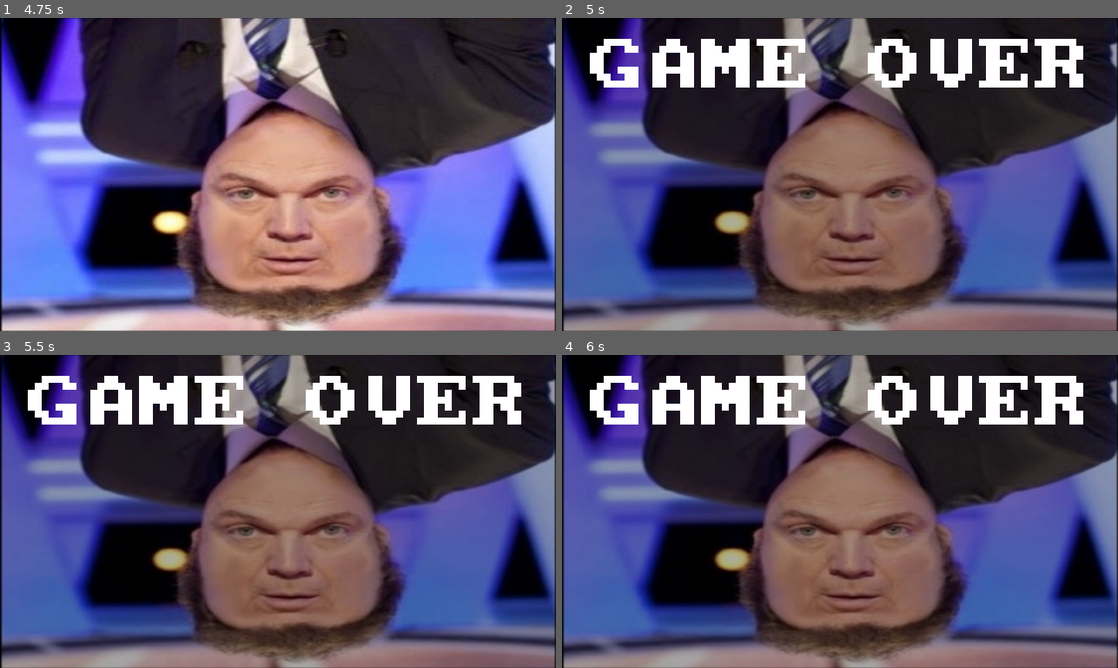
Above: before the commit, frames 1-4 (two rows, left to right).
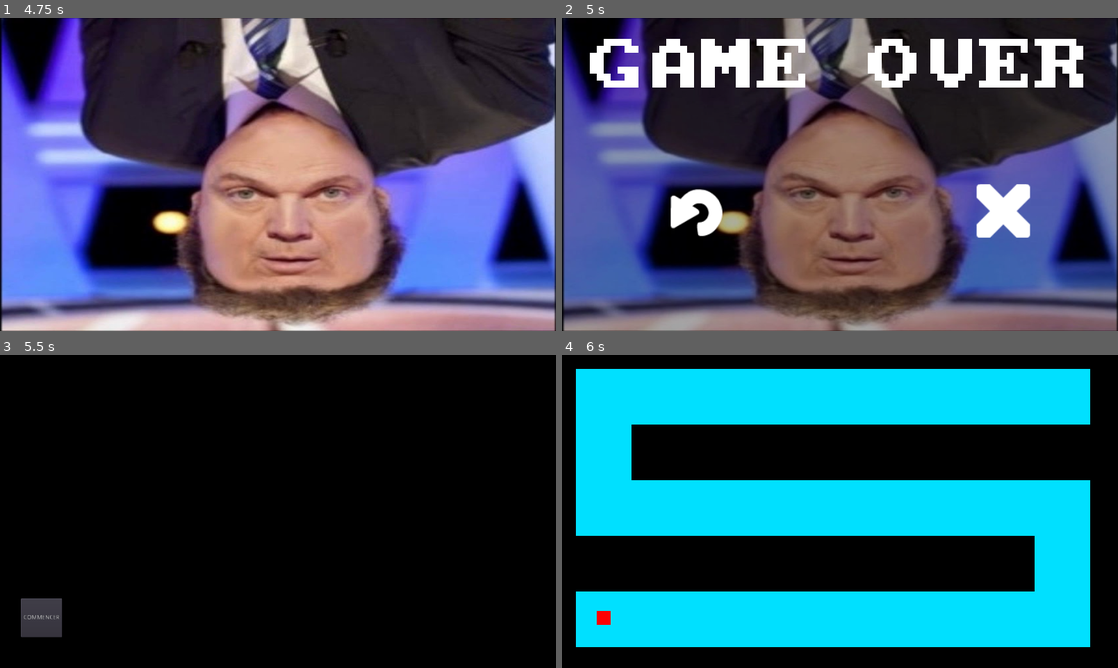
Above: after the commit, the same moments.

Repository: djalexkidd/horror-maze
Game: Godot game, scene res://scenes/Menu.tscn
Same seed, same stepped clock (60 frames per second), same inputs: the game is played once before the commit and once after it. The project has no main scene, so this scene is started directly. Sound files missing from this copy of the repository are replaced by a short silence.
Inputs (mouse positions are in pixels of both pictures, inside the frame that each line leads up to):
- Up to frame 1 (4.75 s): click "COMMENCER" at 0.5 s; tap Enter at 1.25, 2.75, 4.25 s; move the mouse to (400, 158) at 1.27 s; tap Space at 2, 3.5 s; move the mouse to (166, 190) at 2.02 s; move the mouse to (333, 105) at 2.77 s; move the mouse to (250, 237) at 3.52 s; move the mouse to (444, 221) at 4.27 s
- Up to frame 2 (5 s): no input
- Up to frame 3 (5.5 s): click (133, 545) at 5.02 s
- Up to frame 4 (6 s): click (600, 617) at 5.75 s, where only the run after the commit has a clickable "COMMENCER"

Frame 1 is identical in both runs. In frame 2, 2.2% of the frame differs, in the area x 19-85%, y 53-71%; in frame 3, 92%; in frame 4, 95%, in the area x 0-100%, y 0-100%.

Commit message:
Ajout de boutons sur l'écran de Game Over

Diff:
--- a/scenes/Jumpscare.tscn
+++ b/scenes/Jumpscare.tscn
@@ -1,10 +1,12 @@
-[gd_scene load_steps=7 format=2]
+[gd_scene load_steps=9 format=2]
 
 [ext_resource path="res://assets/boo.wav" type="AudioStream" id=1]
 [ext_resource path="res://assets/jumpscare.png" type="Texture" id=2]
 [ext_resource path="res://assets/amstrad_cpc464.ttf" type="DynamicFontData" id=3]
 [ext_resource path="res://scripts/GameOver.gd" type="Script" id=4]
 [ext_resource path="res://assets/gameover.mp3" type="AudioStream" id=5]
+[ext_resource path="res://assets/return.png" type="Texture" id=6]
+[ext_resource path="res://assets/cross.png" type="Texture" id=7]
 
 [sub_resource type="DynamicFont" id=1]
 size = 128
@@ -49,10 +51,28 @@
 stream = ExtResource( 5 )
 volume_db = 2.0
 
+[node name="RestartButton" type="TextureButton" parent="GameOver"]
+margin_left = 208.0
+margin_top = 344.0
+margin_right = 400.0
+margin_bottom = 536.0
+texture_normal = ExtResource( 6 )
+expand = true
+
+[node name="QuitButton" type="TextureButton" parent="GameOver"]
+margin_left = 920.0
+margin_top = 344.0
+margin_right = 1112.0
+margin_bottom = 536.0
+texture_normal = ExtResource( 7 )
+expand = true
+
 [node name="Timer" type="Timer" parent="."]
 wait_time = 2.0
 one_shot = true
 autostart = true
 
 [connection signal="finished" from="Boo" to="GameOver" method="_on_Boo_finished"]
+[connection signal="pressed" from="GameOver/RestartButton" to="GameOver" method="_on_RestartButton_pressed"]
+[connection signal="pressed" from="GameOver/QuitButton" to="GameOver" method="_on_QuitButton_pressed"]
 [connection signal="timeout" from="Timer" to="GameOver" method="_on_Timer_timeout"]
--- a/scripts/GameOver.gd
+++ b/scripts/GameOver.gd
@@ -5,3 +5,9 @@
 
 func _on_Boo_finished():
 	$Out.play()
+
+func _on_RestartButton_pressed():
+	get_tree().change_scene("res://scenes/Menu.tscn")
+
+func _on_QuitButton_pressed():
+	get_tree().quit()
Binary file added: assets/cross.png
Binary file added: assets/larger.png
Not shown, added: assets/larger.png.import
Binary file added: assets/return.png
Not shown, added: assets/return.png.import
